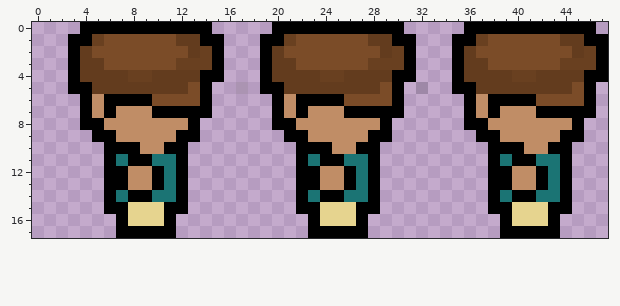
File history of a pixel-art sprite, assets/t2_stand_left.png. Above, as it was before the edit.
The file is 48x18 pixels. Pixels under 10% opacity are left out. Colours within 5 levels of each other are drawn and written as one.
New version:
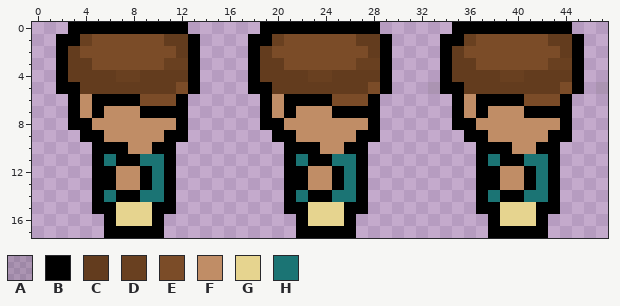
Palette (. is transparent): A #00000021  B #000000  C #633c1e  D #694020  E #7b4c28  F #c08d66  G #e6d48f  H #1b7474
The edit:
@@ x 0..47 @@
- 0 ....BBBBBBBBBBB.....BBBBBBBBBBB.....BBBBBBBBBBB.
- 1 ...BBDEEEEEECCBB...BBDEEEEEECCBB...BBDEEEEEECCBB
- 2 ...BCEEEEEEEECDB...BCEEEEEEEECDB...BCEEEEEEEECDB
- 3 ...BCCEEEEEEDDDB...BCCEEEEEEDDDB...BCCEEEEEEDDDB
- 4 ...BCCCCDDCCCCBB...BCCCCDDCCCCBB...BCCCCDDCCCCBB
- 5 ...BBCCCCCCCCEB..A.BBCCCCCCCCEB.A..BBCCCCCCCCEB.
- 6 ....BFBBBBEEEEB.....BFBBBBEEEEB.....BFBBBBEEEEB.
- 7 ....BFBFFFBBBBB.....BFBFFFBBBBB.....BFBFFFBBBBB.
- 8 ....BBFFFFFFFB......BBFFFFFFFB......BBFFFFFFFB..
- 9 .....BBFFFFFBB.......BBFFFFFBB.......BBFFFFFBB..
-10 ......BBBFFBB.........BBBFFBB.........BBBFFBB...
-11 ......BHBBHHB.........BHBBHHB.........BHBBHHB...
-12 ......BBFFBHB.........BBFFBHB.........BBFFBHB...
-13 ......BBFFBHB.........BBFFBHB.........BBFFBHB...
-14 ......BHBBHHB.........BHBBHHB.........BHBBHHB...
-15 ......BBGGGBB.........BBGGGBB.........BBGGGBB...
-16 .......BGGGB...........BGGGB...........BGGGB....
-17 .......BBBBB...........BBBBB...........BBBBB....
+ 0 ...BBBBBBBBBB......BBBBBBBBBB......BBBBBBBBBB...
+ 1 ..BBDEEEEEECCB....BBDEEEEEECCB....BBDEEEEEECCB..
+ 2 ..BCEEEEEEEECB....BCEEEEEEEECB....BCEEEEEEEECB..
+ 3 ..BCCEEEEEEDDB....BCCEEEEEEDDB....BCCEEEEEEDDB..
+ 4 ..BCCCCDDCCCCB....BCCCCDDCCCCB....BCCCCDDCCCCB..
+ 5 ..BBCCCCCCCCEB....BBCCCCCCCCEB...ABBCCCCCCCCEB.A
+ 6 ...BFBBBBEEEB......BFBBBBEEEB......BFBBBBEEEB...
+ 7 ...BFBFFFBBBB......BFBFFFBBBB......BFBFFFBBBB...
+ 8 ...BBFFFFFFFB......BBFFFFFFFB......BBFFFFFFFB...
+ 9 ....BBFFFFFBB.......BBFFFFFBB.......BBFFFFFBB...
+10 .....BBBFFBB.........BBBFFBB.........BBBFFBB....
+11 .....BHBBHHB.........BHBBHHB.........BHBBHHB....
+12 .....BBFFBHB.........BBFFBHB.........BBFFBHB....
+13 .....BBFFBHB.........BBFFBHB.........BBFFBHB....
+14 .....BHBBHHB.........BHBBHHB.........BHBBHHB....
+15 .....BBGGGBB.........BBGGGBB.........BBGGGBB....
+16 ......BGGGB...........BGGGB...........BGGGB.....
+17 ......BBBBB...........BBBBB...........BBBBB.....
Boxes around the changes in both pictures, in picture pixels (x1, y1, x2, y2):
changed: (56, 22, 608, 238)
